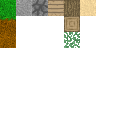
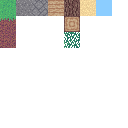
Layers edited between the first and the second (128, 128) image:
added layer "Layer" above "blocks3.png" over [96, 0, 112, 16]
added layer "blocks3.png" above "Layer 1 copy #1" over [0, 0, 96, 48]
hid "Layer 1 copy #8" over [64, 32, 80, 48]
